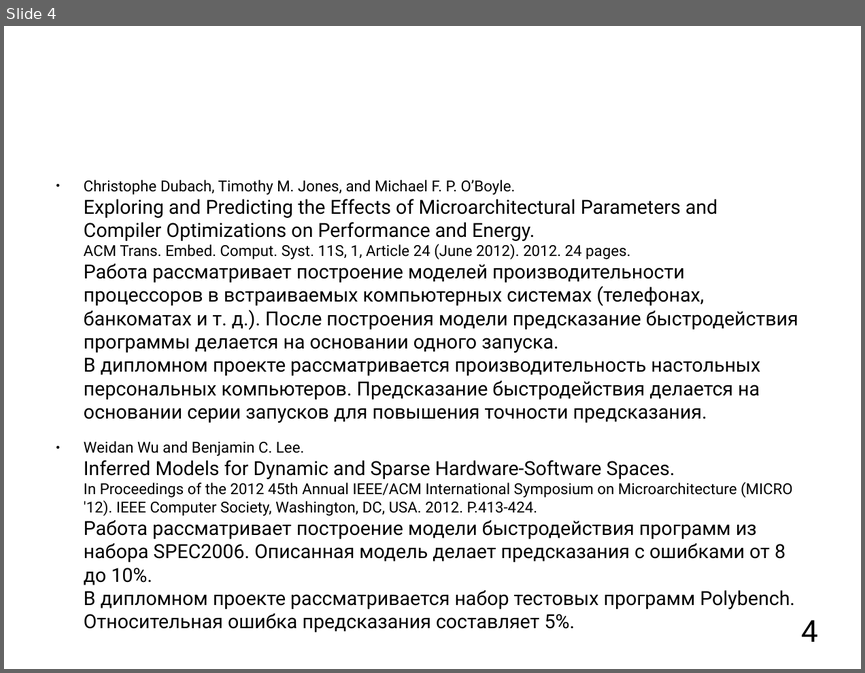
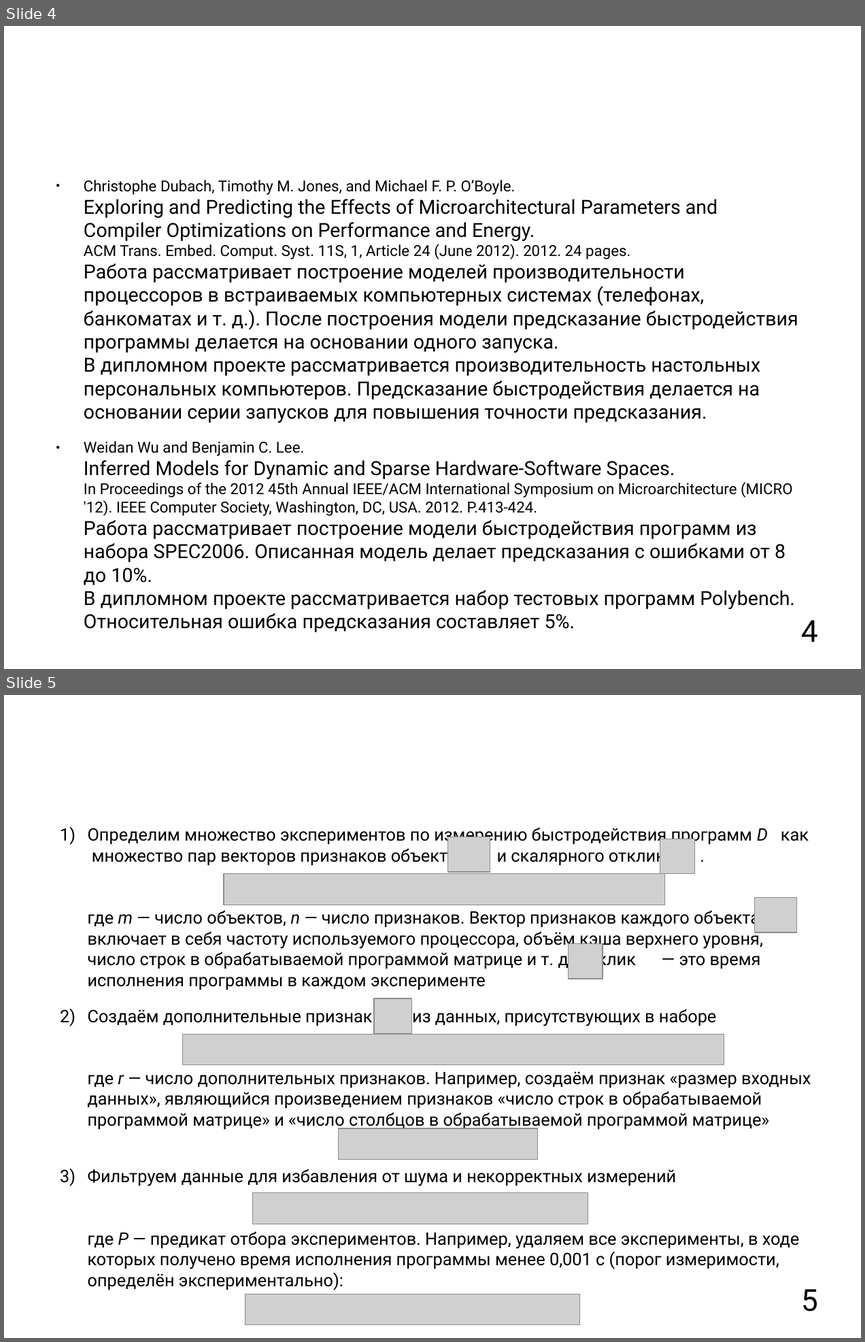
Before and after one commit to mkpankov/adaptor, a slide deck: diploma/defense/brochure.odp. Shown one above the other, each under a label of ours: slide 4 before the commit, slides 4 and 5 after it. The pictures are 865x673 and 865x1342 pixels, drawn with LibreOffice and Linux fonts; fonts in the diff are those of the drawing; grey boxes stand for pictures; background and template pictures are left out. Boxes give left, top, right and bottom in pixels: in the first picture for what was removed or moved away, otherwise in the second. Text is boxed around its words. In the diff, an @@ line names an element or a change of style, - is before the commit and + after.

```diff
--- a/diploma/defense/brochure.odp
+++ b/diploma/defense/brochure.odp
@@ slide 5 added at bbox=[4, 695, 861, 1338], background picture (left out) @@
@@ text added at bbox=[88, 828, 810, 1290], 16 pt, text #000000 @@
+1) Определим множество экспериментов по измерению быстродействия программ D как множество пар векторов признаков объектов и скалярного отклика .
+   где m — число объектов, n — число признаков. Вектор признаков каждого объекта включает в себя частоту используемого процессора, объём кэша верхнего уровня, число строк в обрабатываемой программой матрице и т. д. Отклик — это время исполнения программы в каждом эксперименте
+2) Создаём дополнительные признаки из данных, присутствующих в наборе
+   где r — число дополнительных признаков. Например, создаём признак «размер входных данных», являющийся произведением признаков «число строк в обрабатываемой программой матрице» и «число столбцов в обрабатываемой программой матрице»
+3) Фильтруем данные для избавления от шума и некорректных измерений
+   где P — предикат отбора экспериментов. Например, удаляем все эксперименты, в ходе которых получено время исполнения программы менее 0,001 с (порог измеримости, определён экспериментально):
@@ picture added at bbox=[448, 836, 490, 872] @@
@@ title added at bbox=[532, 827, 752, 845], 40 pt, text #FFFFFF @@
+Метод статистического анализа быстродействия программ “Velocitas”
@@ picture added at bbox=[660, 839, 695, 874] @@
@@ picture added at bbox=[224, 874, 665, 905] @@
@@ picture added at bbox=[755, 897, 797, 932] @@
@@ picture added at bbox=[568, 944, 602, 979] @@
@@ picture added at bbox=[374, 998, 412, 1033] @@
@@ picture added at bbox=[183, 1034, 724, 1065] @@
@@ picture added at bbox=[339, 1128, 537, 1159] @@
@@ picture added at bbox=[253, 1193, 588, 1223] @@
@@ picture added at bbox=[245, 1293, 580, 1325] @@
@@ page number added at bbox=[801, 1289, 818, 1311], 28 pt, text #000000 @@
+5
```
Also in this commit, not shown: 1 slide changed.
